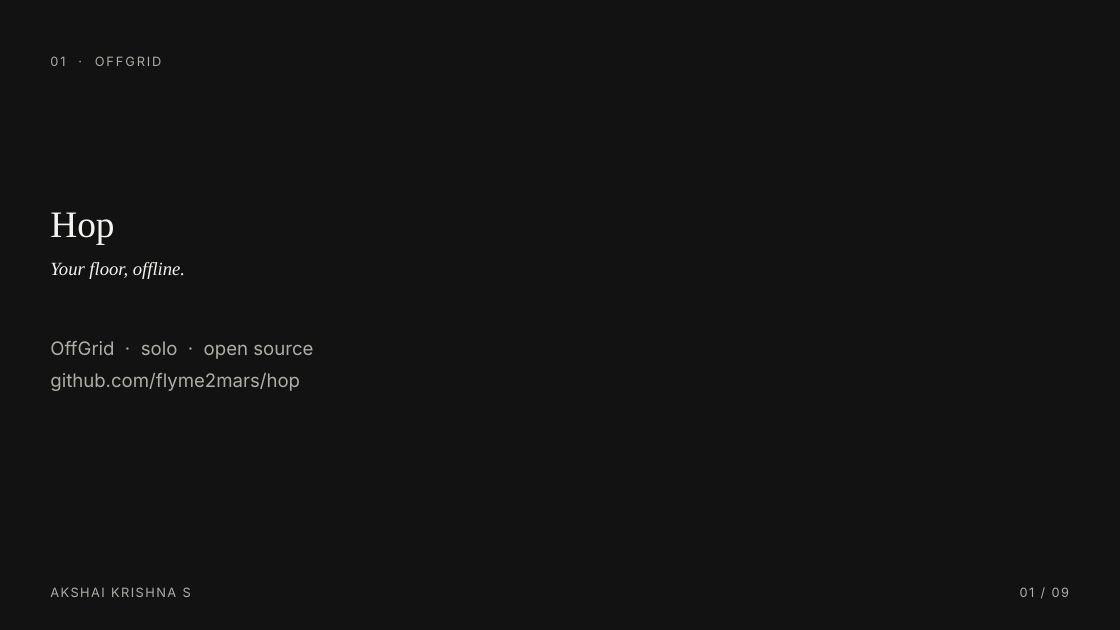
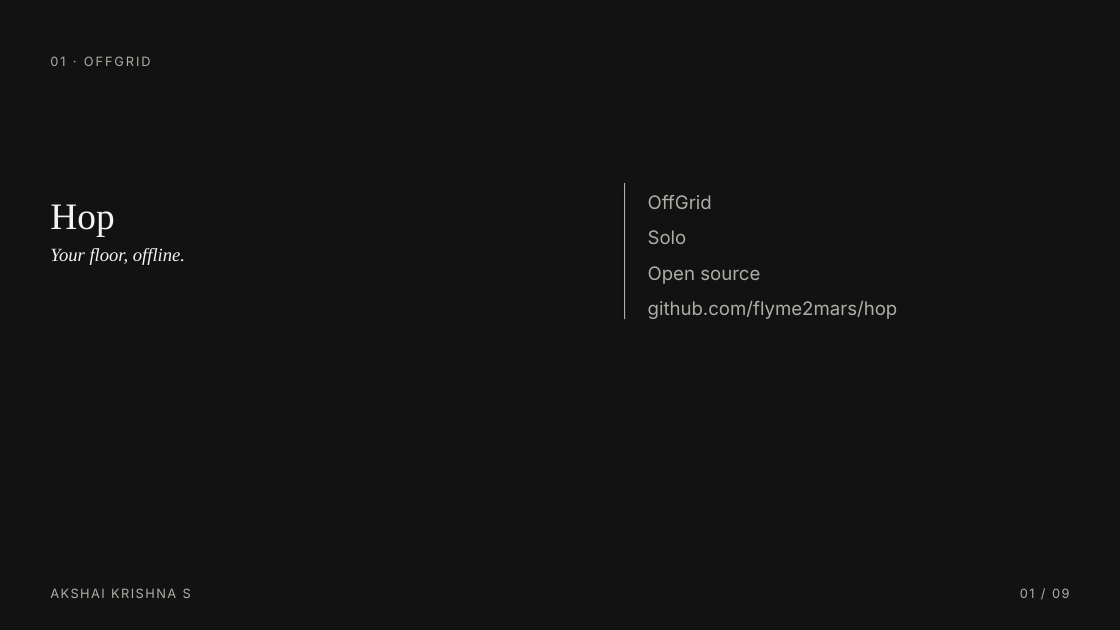
Before and after one commit to flyme2mars/hop, a slide deck: slide 1 of presentation/Hop-OffGrid.pptx. Drawn at 1120x630 pixels with LibreOffice and Linux fonts; fonts in the diff are those of the drawing. Boxes give left, top, right and bottom in pixels: in the first picture for what was removed or moved away, otherwise in the second. Text is boxed around its words. In the diff, an @@ line names an element or a change of style, - is before the commit and + after.

```diff
--- a/presentation/Hop-OffGrid.pptx
+++ b/presentation/Hop-OffGrid.pptx
@@ text "01 · OFFGRID" rewrapped from [50,56,162,66] to [50,56,151,66] @@
@@ text "Hop": place and size @@
-text "Hop" at [50,212,114,245]
+text "Hop" at [50,204,114,236]
@@ rectangle added at [624,183,625,319], fill #B0ADA6 @@
@@ text added at [648,195,712,209], 16 pt, text #B0ADA6 @@
+OffGrid
@@ text "Your floor, offline.": place and size @@
-text "Your floor, offline." at [50,262,185,279]
+text "Your floor, offline." at [50,248,185,265]
@@ text added at [648,230,687,244], 16 pt, text #B0ADA6 @@
+Solo
@@ text at [648,266,760,284]: text changed @@
-OffGrid · solo · open source
+Open source
@@ text "github.com/flyme2mars/hop": place and size @@
-text "github.com/flyme2mars/hop" at [50,373,300,391]
+text "github.com/flyme2mars/hop" at [648,301,898,319]
```
Also in this commit, not shown: 8 other slides changed, 3 other files.
